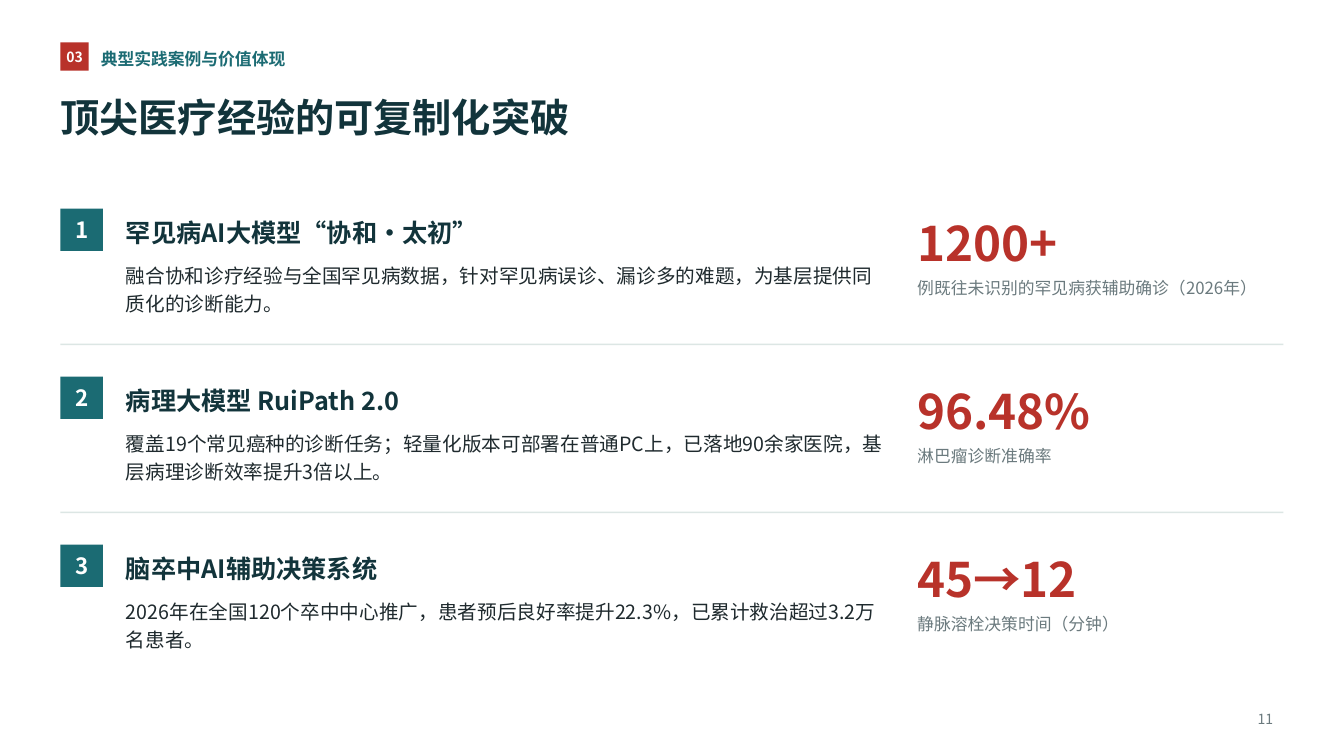
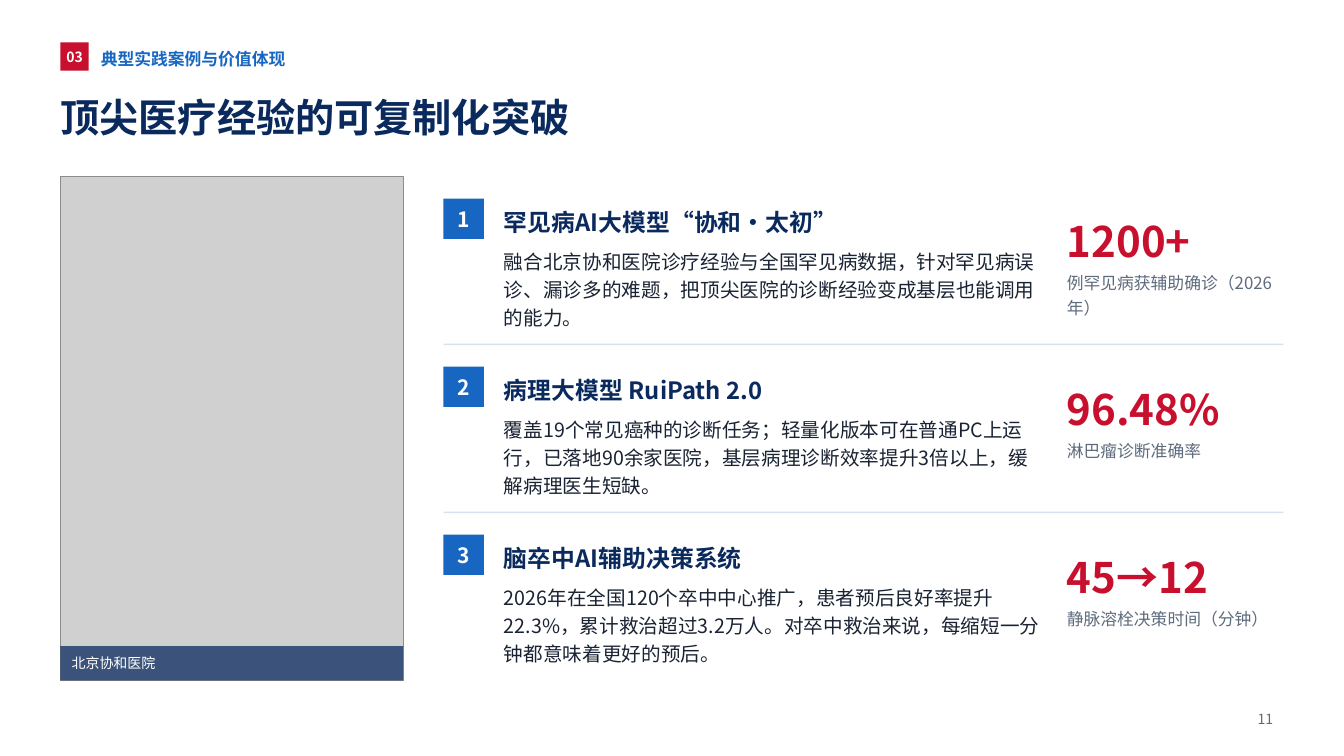
Before and after one commit to query11/test, a slide deck: slide 11 of AI新质生产力赋能中国式医疗现代化_优化版.pptx. Drawn at 1344x756 pixels with LibreOffice and Linux fonts; fonts in the diff are those of the drawing; grey boxes stand for pictures. Boxes give left, top, right and bottom in pixels: in the first picture for what was removed or moved away, otherwise in the second. Text is boxed around its words. In the diff, an @@ line names an element or a change of style, - is before the commit and + after.

```diff
--- a/AI新质生产力赋能中国式医疗现代化_优化版.pptx
+++ b/AI新质生产力赋能中国式医疗现代化_优化版.pptx
@@ rectangle "03" at (60, 42, 89, 71): fill #B8322A to #C8102E @@
@@ text "典型实践案例与价值体现" at (101, 50, 286, 67): text colour #1B6B73 to #1767C2 @@
@@ title "顶尖医疗经验的可复制化突破" at (60, 98, 569, 136): text colour #12343B to #0A2A5E @@
@@ picture added at (60, 176, 403, 681) @@
@@ size 18 to 17 pt, text colour #12343B to #0A2A5E in 3 elements at (504, 378, 763, 401), (504, 546, 742, 569), (504, 210, 837, 233) @@
@@ text "罕见病AI大模型“协和·太初”": place and size @@
-text "罕见病AI大模型“协和·太初”" at (126, 220, 478, 245)
+text "罕见病AI大模型“协和·太初”" at (504, 210, 837, 233)
@@ text "1200+": place and size @@
-text "1200+" at (917, 225, 1057, 262)
+text "1200+" at (1067, 225, 1191, 258)
@@ text at (504, 252, 1035, 327): text changed; text colour #1F2A2E to #1A2333 @@
-融合协和诊疗经验与全国罕见病数据，针对罕见病误诊、漏诊多的难题，为基层提供同质化的诊断能力。
+融合北京协和医院诊疗经验与全国罕见病数据，针对罕见病误诊、漏诊多的难题，把顶尖医院的诊断经验变成基层也能调用的能力。
@@ text at (1067, 275, 1272, 291): text changed; text colour #6B7A7E to #5E6B7D @@
-例既往未识别的罕见病获辅助确诊（2026年）
+例罕见病获辅助确诊（2026年）
@@ line removed from (60, 345) to (1284, 345) @@
@@ text "病理大模型 RuiPath 2.0": place and size @@
-text "病理大模型 RuiPath 2.0" at (126, 388, 399, 413)
+text "病理大模型 RuiPath 2.0" at (504, 378, 763, 401)
@@ text "96.48%": place and size @@
-text "96.48%" at (917, 393, 1090, 430)
+text "96.48%" at (1067, 393, 1220, 426)
@@ text at (504, 420, 1028, 495): text changed; text colour #1F2A2E to #1A2333 @@
-覆盖19个常见癌种的诊断任务；轻量化版本可部署在普通PC上，已落地90余家医院，基层病理诊断效率提升3倍以上。
+覆盖19个常见癌种的诊断任务；轻量化版本可在普通PC上运行，已落地90余家医院，基层病理诊断效率提升3倍以上，缓解病理医生短缺。
@@ text "淋巴瘤诊断准确率": place and size @@
-text "淋巴瘤诊断准确率" at (917, 448, 1051, 464)
+text "淋巴瘤诊断准确率" at (1067, 443, 1201, 459)
@@ line removed from (60, 512) to (1284, 512) @@
@@ 3 rectangles: place and size @@
-3 rectangles at (60, 209, 103, 587)
+3 rectangles at (444, 199, 484, 575)
@@ size 16 to 15 pt; fill #1B6B73 to #1767C2 in 3 elements at (444, 199, 484, 239), (444, 367, 484, 407), (444, 534, 484, 575) @@
@@ text "脑卒中AI辅助决策系统": place and size @@
-text "脑卒中AI辅助决策系统" at (126, 556, 377, 581)
+text "脑卒中AI辅助决策系统" at (504, 546, 742, 569)
@@ size 34 to 30 pt, text colour #B8322A to #C8102E in 3 elements at (1067, 225, 1191, 258), (1067, 393, 1220, 426), (1067, 561, 1208, 594) @@
@@ text "45→12": place and size @@
-text "45→12" at (917, 561, 1077, 598)
+text "45→12" at (1067, 561, 1208, 594)
@@ text at (504, 588, 1040, 663): text changed; text colour #1F2A2E to #1A2333 @@
-2026年在全国120个卒中中心推广，患者预后良好率提升22.3%，已累计救治超过3.2万名患者。
+2026年在全国120个卒中中心推广，患者预后良好率提升22.3%，累计救治超过3.2万人。对卒中救治来说，每缩短一分钟都意味着更好的预后。
@@ text colour #6B7A7E to #5E6B7D in 3 elements at (1258, 713, 1274, 724), (1067, 443, 1201, 459), (1067, 611, 1269, 627) @@
@@ text "静脉溶栓决策时间（分钟）": place and size @@
-text "静脉溶栓决策时间（分钟）" at (917, 616, 1119, 632)
+text "静脉溶栓决策时间（分钟）" at (1067, 611, 1269, 627)
@@ rectangle added at (60, 646, 403, 681), fill #0A2A5E at 75% opacity, 10 pt, text #FFFFFF @@
+北京协和医院
```
Also in this commit, not shown: 34 other slides changed, 2 slides added, 1 slide removed.
